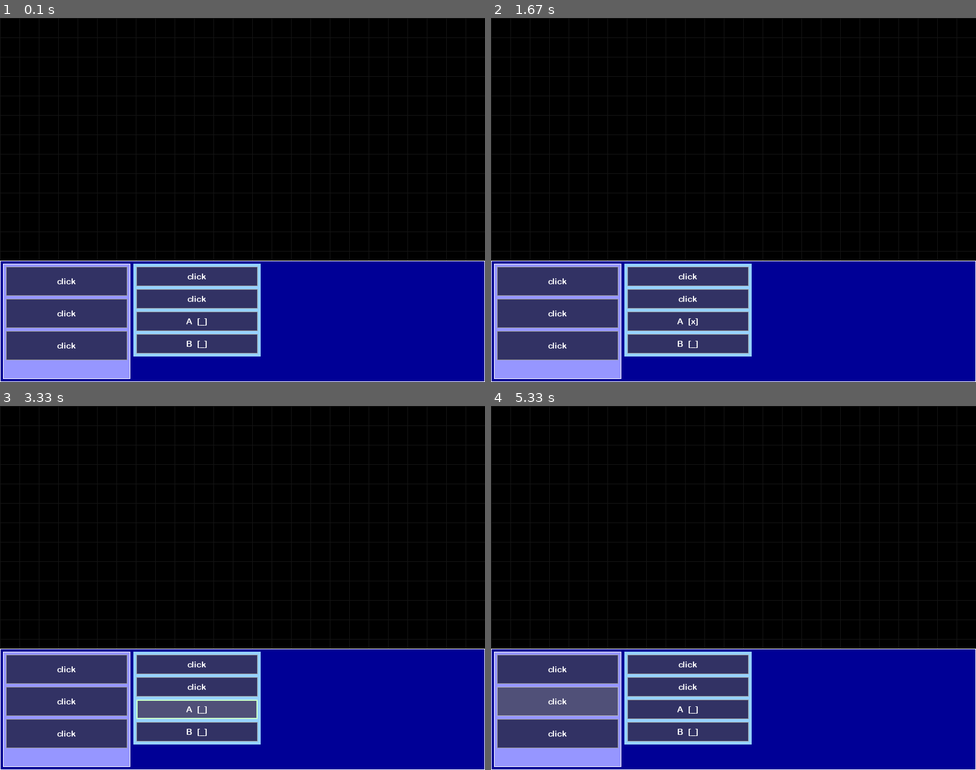
Above: before the commit, frames 1-4 (two rows, left to right).
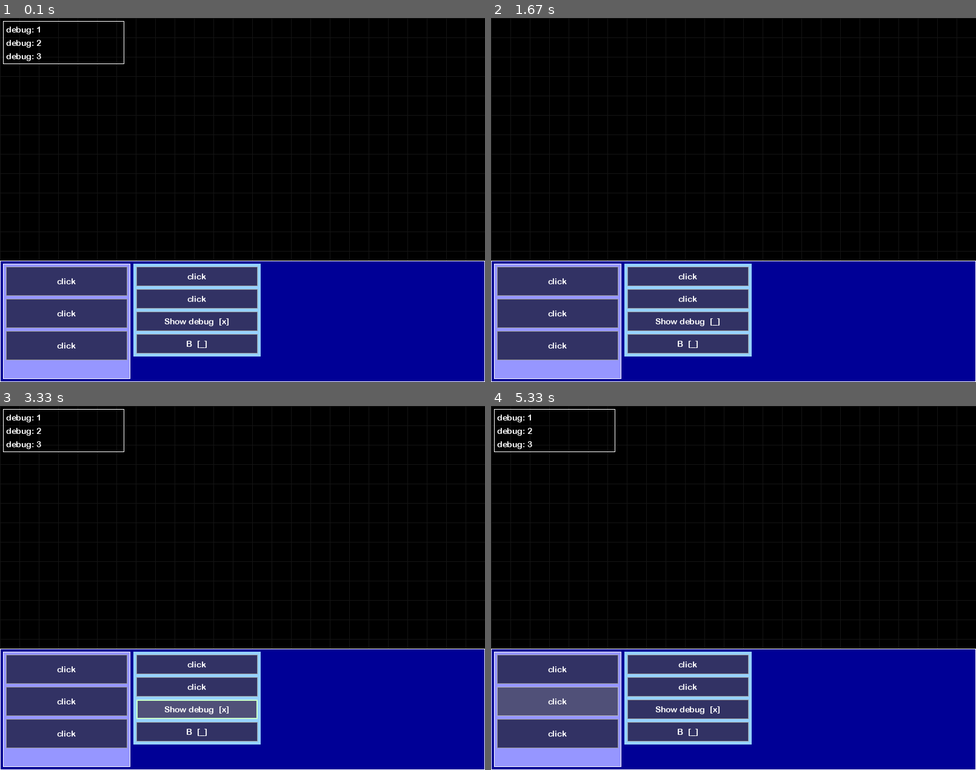
Above: after the commit, the same moments.

Repository: JonathanMurray/pygameui
Game: pygame game, started from main.py
The game is run twice, just before and just after one commit, with the same random seed, the same clock (stepped at 60 frames per second) and the same inputs.
Inputs (mouse positions are in pixels of both pictures, inside the frame that each line leads up to):
- Up to frame 1 (0.1 s): no input
- Up to frame 2 (1.67 s): click "click" at 0.38 s; click (733, 221) at 0.72 s; click (583, 287) at 1.05 s; click (912, 327) at 1.38 s
- Up to frame 3 (3.33 s): click "click" at 1.72 s; click (218, 682) at 2.05 s; click (227, 526) at 2.38 s; click "click" at 3.22 s
- Up to frame 4 (5.33 s): click (883, 580) at 3.55 s; click "click" at 3.88 s; click (592, 518) at 4.22 s; click "click" at 5.05 s

The runs differ from the first frame. In frame 1, 0.4% of the frame differs, in the area x 0-48%, y 0-85%; in frame 2, 0.1%; in frame 3, 0.4%; in frame 4, 0.4%.

Commit message:
Toggle window with checkbox

Diff:
--- a/buttons.py
+++ b/buttons.py
@@ -10,13 +10,13 @@
 
 
 class Checkbox(Component):
-  def __init__(self, size: Tuple[int, int], screen, label: FormattedText, **kwargs):
+  def __init__(self, size: Tuple[int, int], screen, label: FormattedText, checked: bool = False, **kwargs):
     super().__init__(size, screen, **kwargs)
     self._callback: Callable[[bool], Any] = kwargs.get('callback')
     self._label = label
     self._style_on_click = kwargs.get('style_onclick')
     self._cooldown = 0
-    self._checked = False
+    self._checked = checked
     self._update_text()
 
   def update(self, elapsed_time: int):
@@ -95,7 +95,9 @@
 
 
 def button(font, screen, size: Tuple[int, int], callback: Callable[[], Any], label: str):
-  return Button(size=size, screen=screen, callback=callback,
+  return Button(size=size,
+                screen=screen,
+                callback=callback,
                 label=Text(screen, font, COLOR_WHITE, label),
                 style=Style(background=Color(50, 50, 100), border_color=Color(150, 150, 150)),
                 style_hovered=Style(background=Color(80, 80, 120), border_color=Color(180, 180, 180)),
@@ -103,9 +105,12 @@
                                     border_width=2))
 
 
-def checkbox(font, screen, size: Tuple[int, int], callback: Callable[[bool], Any], label: str):
-  return Checkbox(size=size, screen=screen, callback=callback,
+def checkbox(font, screen, size: Tuple[int, int], callback: Callable[[bool], Any], label: str, checked: bool = False):
+  return Checkbox(size=size,
+                  screen=screen,
+                  callback=callback,
                   label=FormattedText(screen, font, COLOR_WHITE, label + "  [%s]", None),
+                  checked=checked,
                   style=Style(background=Color(50, 50, 100), border_color=Color(150, 150, 150)),
                   style_hovered=Style(background=Color(80, 80, 120), border_color=Color(180, 180, 180)),
                   style_onclick=Style(background=Color(80, 80, 120), border_color=Color(200, 255, 200),
--- a/containers.py
+++ b/containers.py
@@ -35,13 +35,13 @@
 
 class AbsolutePosContainer(AbstractContainer):
 
-  def __init__(self, size: Tuple[int, int], screen, children: List[Tuple[Vector2, Component]]):
-    super().__init__(size, screen, [c[1] for c in children])
-    self._children = children
+  def __init__(self, size: Tuple[int, int], screen, positioned_children: List[Tuple[Vector2, Component]]):
+    super().__init__(size, screen, [c[1] for c in positioned_children])
+    self._positioned_children = positioned_children
 
   def set_pos(self, pos: Vector2):
     super().set_pos(pos)
-    for relative_pos, component in self._children:
+    for relative_pos, component in self._positioned_children:
       component.set_pos(pos + relative_pos)
 
 
--- a/main.py
+++ b/main.py
@@ -7,8 +7,8 @@
 from pygame.time import Clock
 
 from buttons import button, checkbox
-from containers import ListContainer, Orientation
-from ui import BackgroundGrid, Style
+from containers import ListContainer, Orientation, AbsolutePosContainer
+from ui import BackgroundGrid, Style, Text
 
 SCREEN_RESOLUTION = (800, 600)
 COLOR_WHITE = Color(255, 255, 255)
@@ -22,6 +22,15 @@
   background_color = (0, 0, 0)
   grid = BackgroundGrid(screen, SCREEN_RESOLUTION, Color(20, 20, 20), 32)
 
+  debug_texts = [
+    Text(screen, font, COLOR_WHITE, "debug: 1"),
+    Text(screen, font, COLOR_WHITE, "debug: 2"),
+    Text(screen, font, COLOR_WHITE, "debug: 3"),
+  ]
+  debug_window = ListContainer(width=200, height="fit_contents", screen=screen, children=debug_texts, margin=5,
+                               padding=5, orientation=Orientation.VERTICAL,
+                               style=Style(border_color=COLOR_WHITE))
+
   left_buttons = [
     button(font, screen, (200, 48), callback=lambda: print("hello"), label="click"),
     button(font, screen, (200, 48), callback=lambda: print("hello"), label="click"),
@@ -30,7 +39,8 @@
   right_buttons = [
     button(font, screen, (200, 32), callback=lambda: print("bye"), label="click"),
     button(font, screen, (200, 32), callback=lambda: print("bye"), label="click"),
-    checkbox(font, screen, (200, 32), callback=lambda checked: print("A: %s" % checked), label="A"),
+    checkbox(font, screen, (200, 32), callback=lambda checked: debug_window.set_visible(checked), label="Show debug",
+             checked=debug_window.is_visible()),
     checkbox(font, screen, (200, 32), callback=lambda checked: print("B: %s" % checked), label="B"),
   ]
   left_menu_bar = ListContainer(width="fit_contents", height="fill_parent", screen=screen, children=left_buttons,
@@ -41,10 +51,12 @@
                                  margin=5, padding=5,
                                  orientation=Orientation.VERTICAL,
                                  style=Style(background=Color(150, 210, 255)))
-  container = ListContainer(width=800, height=200, screen=screen, children=[left_menu_bar, right_menu_bar], margin=5,
-                            padding=5, orientation=Orientation.HORIZONTAL,
-                            style=Style(border_color=COLOR_WHITE, background=Color(0, 0, 150)))
-  container.set_pos(Vector2(0, 400))
+
+  hud = ListContainer(width=800, height=200, screen=screen, children=[left_menu_bar, right_menu_bar], margin=5,
+                      padding=5, orientation=Orientation.HORIZONTAL,
+                      style=Style(border_color=COLOR_WHITE, background=Color(0, 0, 150)))
+  container = AbsolutePosContainer(SCREEN_RESOLUTION, screen, [(Vector2(5, 5), debug_window), (Vector2(0, 400), hud)])
+  container.set_pos(Vector2(0, 0))
 
   while True:
     for event in pygame.event.get():
--- a/ui.py
+++ b/ui.py
@@ -37,6 +37,7 @@
     self._style_hovered = kwargs.get('style_hovered')
     self._is_hovered = False
     self._active_style = self._style
+    self._is_visible = True
 
   def update(self, elapsed_time: int):
     pass
@@ -63,11 +64,18 @@
 
   def render(self):
     self._assert_initialized()
-    if self._active_style and self._active_style.background:
-      pygame.draw.rect(self._screen, self._active_style.background, self._rect)
-    self._render()
-    if self._active_style and self._active_style.border_color:
-      pygame.draw.rect(self._screen, self._active_style.border_color, self._rect, self._active_style.border_width)
+    if self._is_visible:
+      if self._active_style and self._active_style.background:
+        pygame.draw.rect(self._screen, self._active_style.background, self._rect)
+      self._render()
+      if self._active_style and self._active_style.border_color:
+        pygame.draw.rect(self._screen, self._active_style.border_color, self._rect, self._active_style.border_width)
+
+  def set_visible(self, visible: bool):
+    self._is_visible = visible
+
+  def is_visible(self) -> bool:
+    return self._is_visible
 
   def _render(self):
     pass
